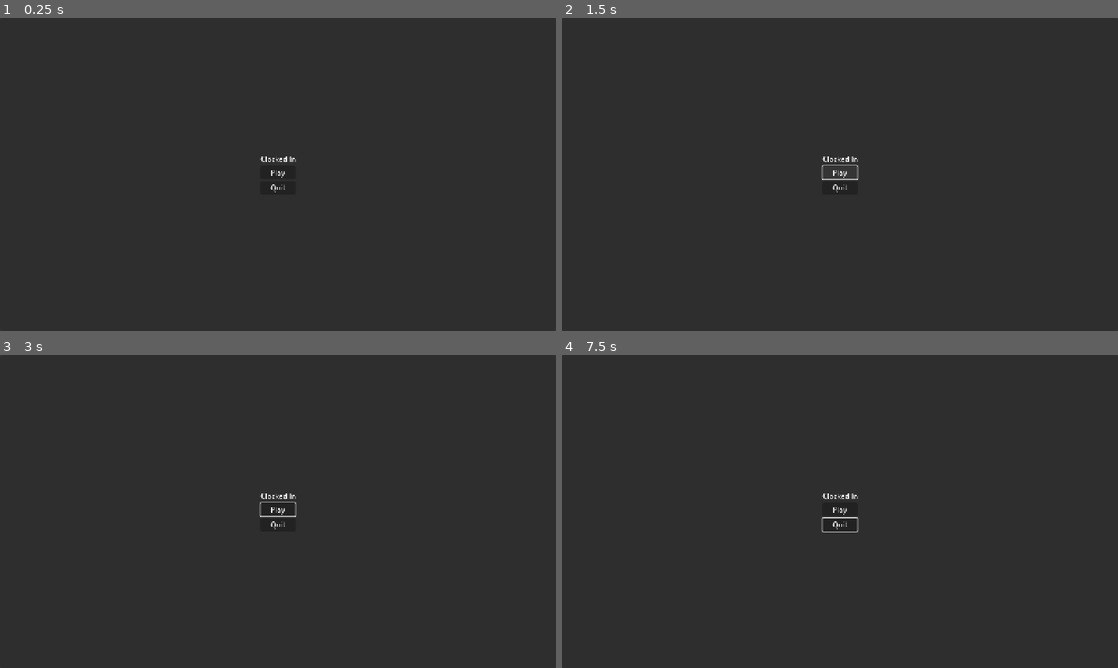
Above: before the commit, frames 1-4 (two rows, left to right).
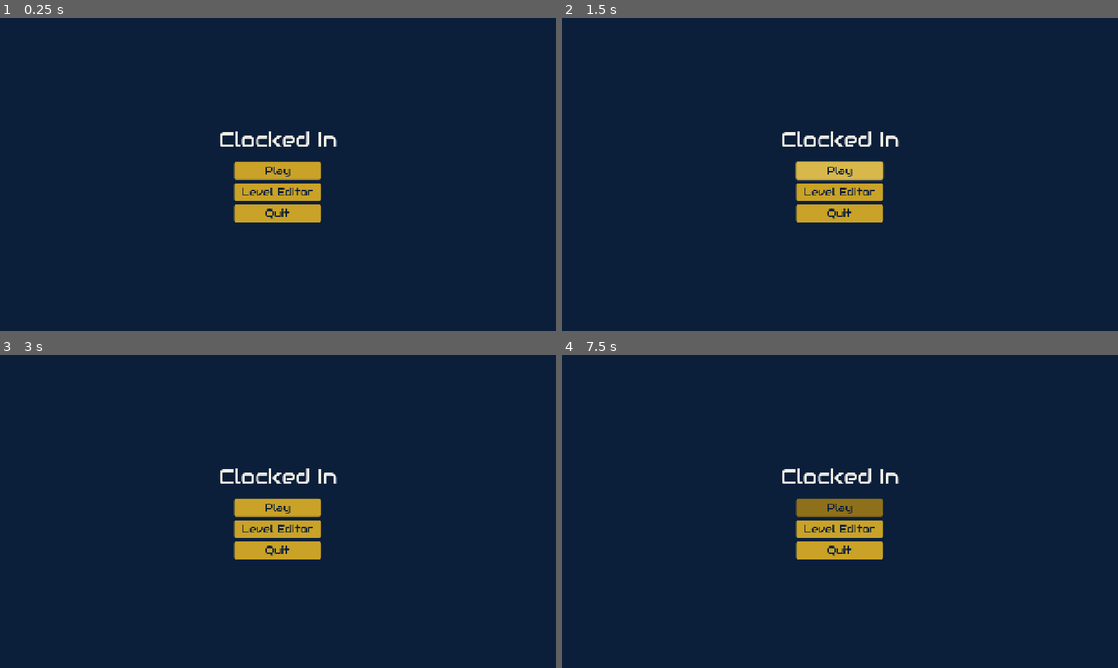
Above: after the commit, the same moments.

Repository: jollyroger182/clocked-in
Game: Godot game, scene res://scenes/main_menu/main_menu.tscn
Two runs of this game, one before a commit and one after it. Both use one fixed random seed, a clock stepped at 60 frames per second and the inputs below. Before the commit the project has no main scene; this scene is started directly in both runs.
Inputs (mouse positions are in pixels of both pictures, inside the frame that each line leads up to):
- Up to frame 1 (0.25 s): no input
- Up to frame 2 (1.5 s): click (840, 193) at 0.5 s, where only the run after the commit has a clickable "Level Editor"; click "Play" at 1.25 s
- Up to frame 3 (3 s): click "Play" at 2 s; tap Enter at 2.75 s; move the mouse to (400, 495) at 2.77 s; hold Right from 2.78 s (still down); tap Alt at 2.85 s; click (400, 495) at 2.92 s
- Up to frame 4 (7.5 s): release Right at 3.5 s; tap Space at 3.5, 5, 6.5 s; drag from (728, 527) to (812, 574) at 3.52 s; tap Enter at 4.25, 5.75 s; move the mouse to (895, 442) at 4.27 s; hold Right 4.28-5 s; tap Alt at 4.35, 5.85, 7.35 s; drag from (812, 574) to (673, 464) at 5.02 s; move the mouse to (1006, 558) at 5.77 s; hold Left 5.78-6.5 s; drag from (673, 464) to (756, 433) at 6.52 s; move the mouse to (867, 511) at 7.27 s; hold Down from 7.28 s (still down); click (867, 511) at 7.42 s

The runs differ from the first frame. In frame 1, 100% of the frame differs, in the area x 0-100%, y 0-100%; in frame 2, 100%; in frame 3, 100%; in frame 4, 100%.
Error after the commit: Invalid access to property or key 'level_editor' on a base object of type 'Dictionary'. (res://autoloads/scene_manager.gd:9)

Commit message:
add main menu code and general theme

Diff:
--- /dev/null
+++ b/assets/resources/label_settings/heading.tres
@@ -0,0 +1,5 @@
+[gd_resource type="LabelSettings" format=3 uid="uid://dhj7h4no2bfu5"]
+
+[resource]
+font_size = 48
+font_color = Color(0.95686275, 0.94509804, 0.9098039, 1)
--- /dev/null
+++ b/assets/resources/themes/base.tres
@@ -0,0 +1,48 @@
+[gd_resource type="Theme" load_steps=6 format=3 uid="uid://d3wtajulrjjg7"]
+
+[ext_resource type="FontFile" uid="uid://cucqmhwr4utr" path="res://assets/fonts/Audiowide-Regular.ttf" id="1_j3n6v"]
+
+[sub_resource type="StyleBoxEmpty" id="StyleBoxEmpty_j3n6v"]
+
+[sub_resource type="StyleBoxFlat" id="StyleBoxFlat_vl7mf"]
+content_margin_top = 5.0
+content_margin_bottom = 5.0
+bg_color = Color(0.84705883, 0.72156864, 0.2901961, 1)
+corner_radius_top_left = 5
+corner_radius_top_right = 5
+corner_radius_bottom_right = 5
+corner_radius_bottom_left = 5
+shadow_color = Color(0.84705883, 0.72156864, 0.2901961, 0.6)
+shadow_size = 3
+
+[sub_resource type="StyleBoxFlat" id="StyleBoxFlat_j3n6v"]
+content_margin_top = 5.0
+content_margin_bottom = 5.0
+bg_color = Color(0.7882353, 0.63529414, 0.15294118, 1)
+corner_radius_top_left = 5
+corner_radius_top_right = 5
+corner_radius_bottom_right = 5
+corner_radius_bottom_left = 5
+
+[sub_resource type="StyleBoxFlat" id="StyleBoxFlat_qfwax"]
+content_margin_top = 5.0
+content_margin_bottom = 5.0
+bg_color = Color(0.56, 0.43754667, 0.10080001, 1)
+corner_radius_top_left = 5
+corner_radius_top_right = 5
+corner_radius_bottom_right = 5
+corner_radius_bottom_left = 5
+
+[resource]
+default_font = ExtResource("1_j3n6v")
+default_font_size = 24
+Button/colors/font_color = Color(0.043137256, 0.12156863, 0.22745098, 1)
+Button/colors/font_focus_color = Color(0.043137256, 0.12156863, 0.22745098, 1)
+Button/colors/font_hover_color = Color(0.043137256, 0.12156863, 0.22745098, 1)
+Button/colors/font_pressed_color = Color(0.043137256, 0.12156863, 0.22745098, 1)
+Button/styles/focus = SubResource("StyleBoxEmpty_j3n6v")
+Button/styles/hover = SubResource("StyleBoxFlat_vl7mf")
+Button/styles/normal = SubResource("StyleBoxFlat_j3n6v")
+Button/styles/pressed = SubResource("StyleBoxFlat_qfwax")
+HBoxContainer/constants/separation = 8
+VBoxContainer/constants/separation = 8
--- /dev/null
+++ b/autoloads/scene_manager.gd
@@ -0,0 +1,9 @@
+extends Node
+
+const SCENES = {
+	"main_menu": "res://scenes/main_menu/main_menu.tscn"
+}
+
+
+func change_scene(scene: String):
+	get_tree().change_scene_to_file(SCENES[scene])
--- a/project.godot
+++ b/project.godot
@@ -11,8 +11,13 @@
 [application]
 
 config/name="Clocked In"
+run/main_scene="uid://crkho5yl8tcna"
 config/features=PackedStringArray("4.5", "Forward Plus")
 config/icon="res://icon.svg"
+
+[autoload]
+
+SceneManager="*res://autoloads/scene_manager.gd"
 
 [display]
 
@@ -27,3 +32,4 @@
 [rendering]
 
 textures/canvas_textures/default_texture_filter=0
+environment/defaults/default_clear_color=Color(0.043137256, 0.12156863, 0.22745098, 1)
--- a/scenes/main_menu/main_menu.gd
+++ b/scenes/main_menu/main_menu.gd
@@ -1,13 +1,13 @@
 extends Control
 
-const MainMenu = preload("res://scenes/main_menu/main_menu.tscn")
+
+func _on_play_pressed() -> void:
+	SceneManager.change_scene("level_menu")
 
 
-# Called when the node enters the scene tree for the first time.
-func _ready() -> void:
-	pass # Replace with function body.
+func _on_level_editor_pressed() -> void:
+	SceneManager.change_scene("level_editor")
 
 
-# Called every frame. 'delta' is the elapsed time since the previous frame.
-func _process(delta: float) -> void:
-	pass
+func _on_quit_pressed() -> void:
+	get_tree().quit()
--- a/scenes/main_menu/main_menu.tscn
+++ b/scenes/main_menu/main_menu.tscn
@@ -1,6 +1,8 @@
-[gd_scene load_steps=2 format=3 uid="uid://crkho5yl8tcna"]
+[gd_scene load_steps=4 format=3 uid="uid://crkho5yl8tcna"]
 
+[ext_resource type="Theme" uid="uid://d3wtajulrjjg7" path="res://assets/resources/themes/base.tres" id="1_0ebjn"]
 [ext_resource type="Script" uid="uid://bde2ko6c44ebm" path="res://scenes/main_menu/main_menu.gd" id="1_fsom3"]
+[ext_resource type="LabelSettings" uid="uid://dhj7h4no2bfu5" path="res://assets/resources/label_settings/heading.tres" id="3_ob46e"]
 
 [node name="MainMenu" type="Control"]
 layout_mode = 3
@@ -9,9 +11,10 @@
 anchor_bottom = 1.0
 grow_horizontal = 2
 grow_vertical = 2
+theme = ExtResource("1_0ebjn")
 script = ExtResource("1_fsom3")
 
-[node name="Panel" type="Panel" parent="."]
+[node name="CenterContainer" type="CenterContainer" parent="."]
 layout_mode = 1
 anchors_preset = 15
 anchor_right = 1.0
@@ -19,25 +22,32 @@
 grow_horizontal = 2
 grow_vertical = 2
 
-[node name="CenterContainer" type="CenterContainer" parent="Panel"]
-layout_mode = 1
-anchors_preset = 15
-anchor_right = 1.0
-anchor_bottom = 1.0
-grow_horizontal = 2
-grow_vertical = 2
+[node name="VBoxContainer" type="VBoxContainer" parent="CenterContainer"]
+layout_mode = 2
+theme_override_constants/separation = 20
 
-[node name="VBoxContainer" type="VBoxContainer" parent="Panel/CenterContainer"]
-layout_mode = 2
-
-[node name="Title" type="Label" parent="Panel/CenterContainer/VBoxContainer"]
+[node name="Title" type="Label" parent="CenterContainer/VBoxContainer"]
 layout_mode = 2
 text = "Clocked In"
+label_settings = ExtResource("3_ob46e")
 
-[node name="Play" type="Button" parent="Panel/CenterContainer/VBoxContainer"]
+[node name="VBoxContainer" type="VBoxContainer" parent="CenterContainer/VBoxContainer"]
+custom_minimum_size = Vector2(200, 0)
+layout_mode = 2
+size_flags_horizontal = 4
+
+[node name="Play" type="Button" parent="CenterContainer/VBoxContainer/VBoxContainer"]
 layout_mode = 2
 text = "Play"
 
-[node name="Quit" type="Button" parent="Panel/CenterContainer/VBoxContainer"]
+[node name="LevelEditor" type="Button" parent="CenterContainer/VBoxContainer/VBoxContainer"]
+layout_mode = 2
+text = "Level Editor"
+
+[node name="Quit" type="Button" parent="CenterContainer/VBoxContainer/VBoxContainer"]
 layout_mode = 2
 text = "Quit"
+
+[connection signal="pressed" from="CenterContainer/VBoxContainer/VBoxContainer/Play" to="." method="_on_play_pressed"]
+[connection signal="pressed" from="CenterContainer/VBoxContainer/VBoxContainer/LevelEditor" to="." method="_on_level_editor_pressed"]
+[connection signal="pressed" from="CenterContainer/VBoxContainer/VBoxContainer/Quit" to="." method="_on_quit_pressed"]
Binary file added: assets/fonts/Audiowide-Regular.ttf
Not shown, added: assets/fonts/Audiowide-Regular.ttf.import
Not shown, added: assets/sfx/select.sfxr.import
Not shown, added: autoloads/scene_manager.gd.uid
Not shown, added: assets/sfx/select.sfxr
Not shown, changed: docs/design.md
